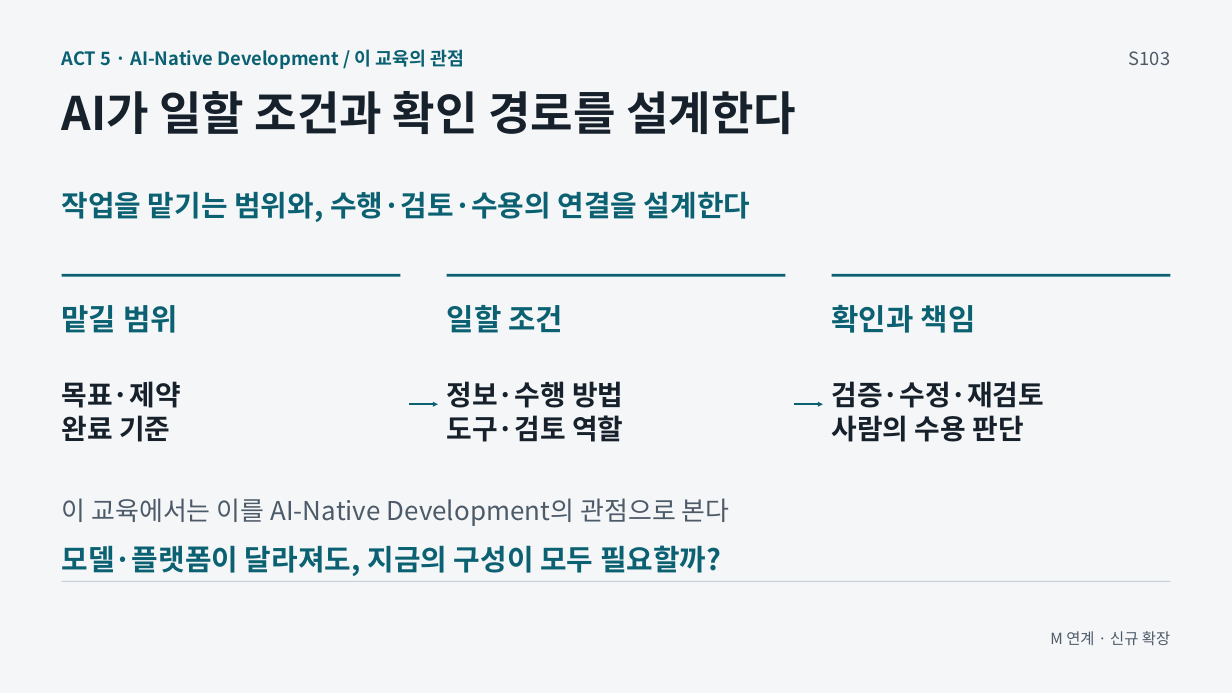
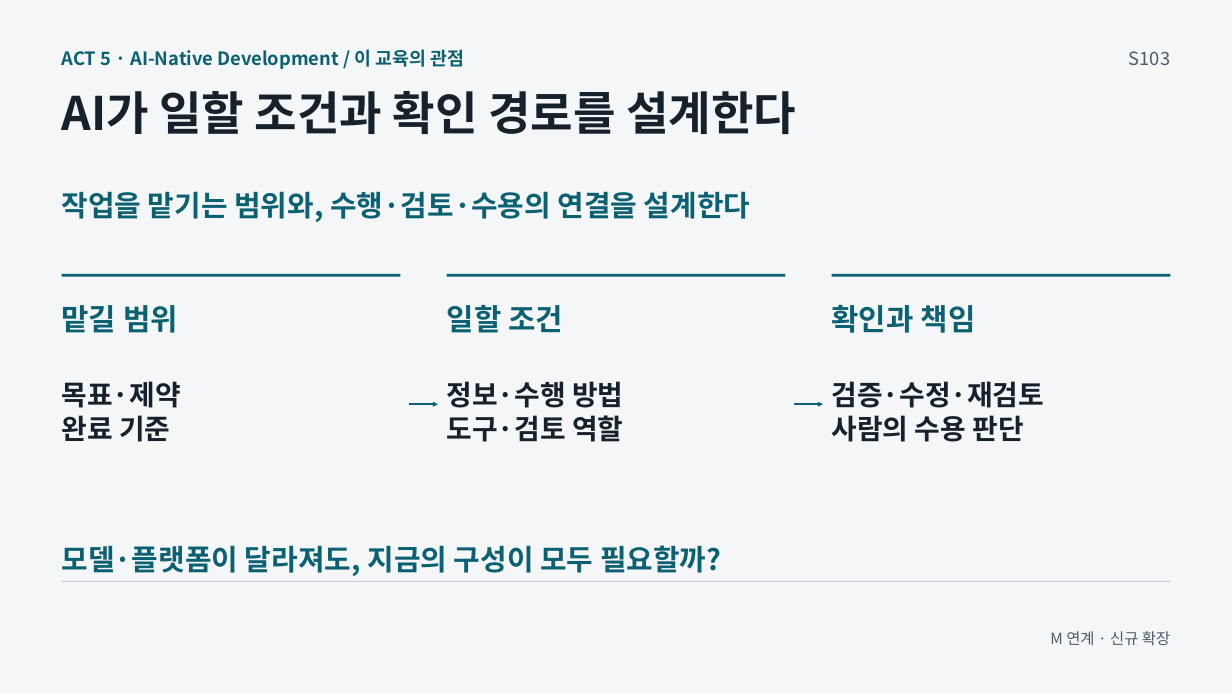
Before and after one commit to GideokKim/ai-dev-training, a slide deck: slide 6 of production/ACT_5.pptx. Drawn at 1232x693 pixels with LibreOffice and Linux fonts; fonts in the diff are those of the drawing. Boxes give left, top, right and bottom in pixels: in the first picture for what was removed or moved away, otherwise in the second. Text is boxed around its words. In the diff, an @@ line names an element or a change of style, - is before the commit and + after.

```diff
--- a/production/ACT_5.pptx
+++ b/production/ACT_5.pptx
@@ text removed at (62,498,730,526) @@
-이 교육에서는 이를 AI-Native Development의 관점으로 본다
```
Also in this commit, not shown: 11 other files.
